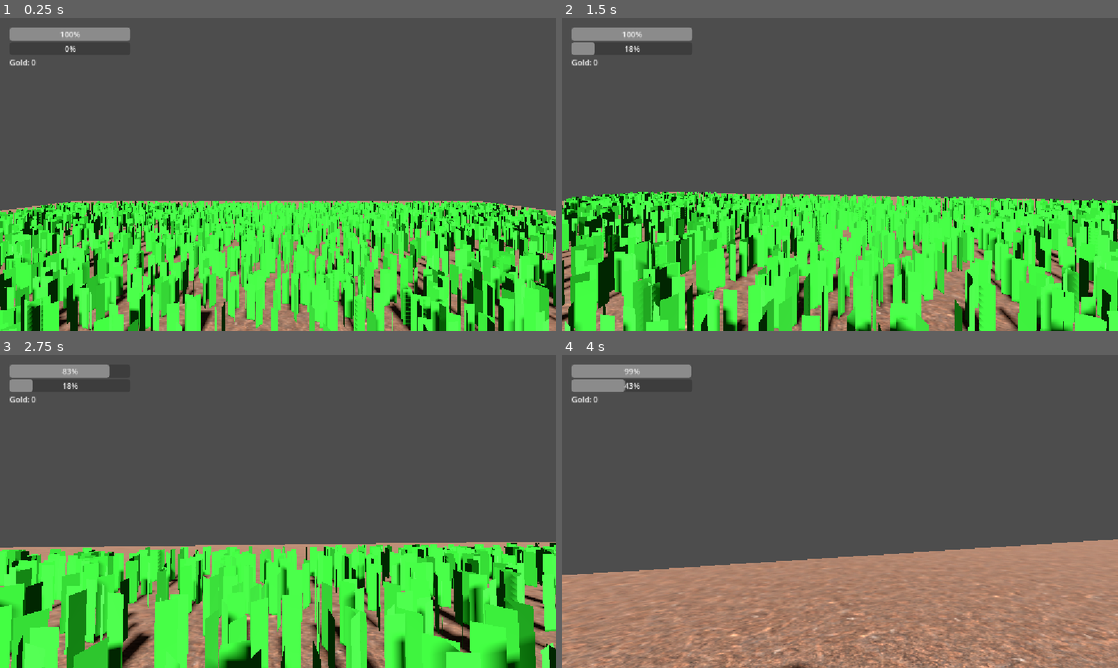
Above: before the commit, frames 1-4 (two rows, left to right).
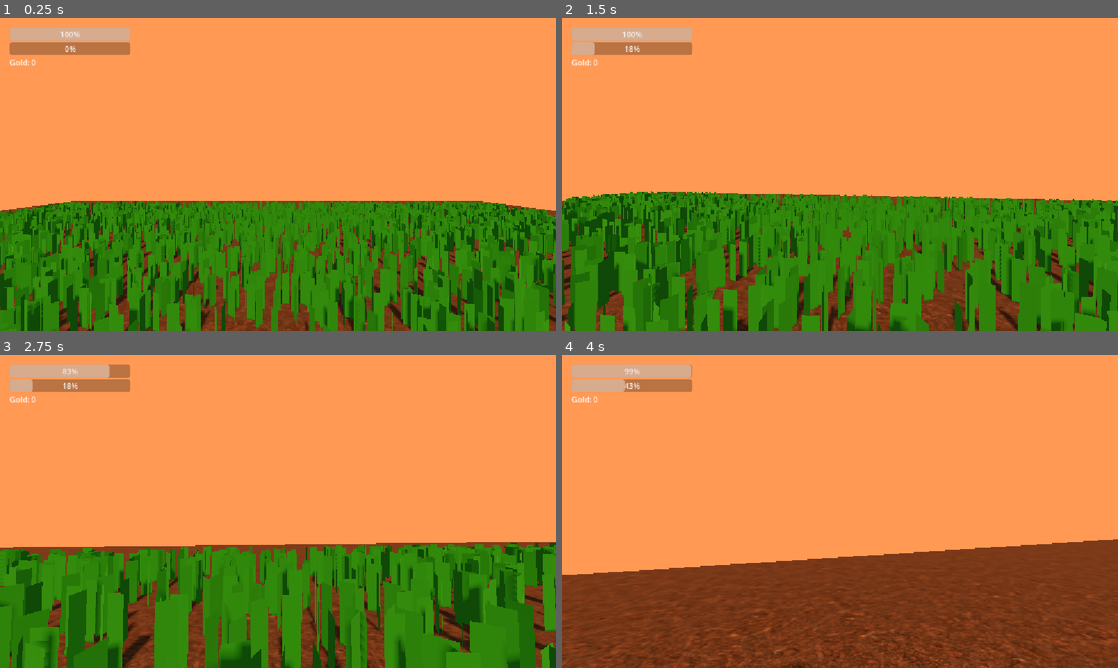
Above: after the commit, the same moments.

Repository: lnwextra2/lawn-mower-simulator
Game: Godot game, scene res://world/test_level.tscn
Same seed, same stepped clock (60 frames per second), same inputs: the game is played once before the commit and once after it.
Inputs (mouse positions are in pixels of both pictures, inside the frame that each line leads up to):
- Up to frame 1 (0.25 s): no input
- Up to frame 2 (1.5 s): move the mouse to (867, 174) at 0.52 s; hold W (move_forward) from 0.53 s (still down); click (867, 174) at 0.6 s; tap Space (jump) at 0.77 s; move the mouse to (812, 174) at 1.27 s; tap E (interact) at 1.35 s
- Up to frame 3 (2.75 s): keep holding W (move_forward); tap Space (jump) at 1.52 s; move the mouse to (289, 505) at 2.02 s; hold Shift (sprint) from 2.03 s (still down)
- Up to frame 4 (4 s): keep holding W (move_forward); move the mouse to (834, 517) at 2.77 s; release Shift (sprint) at 2.78 s; click (834, 517) at 2.85 s; tap Space (jump) at 3.02, 3.77 s; move the mouse to (878, 514) at 3.52 s; tap E (interact) at 3.6 s

The runs differ from the first frame. In frame 1, 99% of the frame differs, in the area x 0-100%, y 0-100%; in frame 2, 99%; in frame 3, 99%; in frame 4, 100%.

Commit message:
Add day/night state machine + switch node refs to groups
Two related bits of world plumbing from this session:

1. Node lookups by group instead of relative paths. player.gd,
   hud.gd now find grass_field/drop_off/player via
   get_first_node_in_group() instead of get_node("../X"); the target
   nodes gained "player"/"grass_field"/"drop_off" groups. Survives
   scene-tree reorganization, which "../X" doesn't - matters as more
   nodes (NPCs, monsters) get added.

2. DayNight autoload: a phase state machine (enum DAWN/DAY/DUSK/NIGHT)
   over a normalized 0..1 time that advances each frame and wraps.
   Emits phase_changed ONLY on an actual transition (unlike the
   per-frame stamina signal) so listeners react to "night began", not
   raw time. Cycle length 480s + start 0.25 reused from the prototype
   (lawn_mower_simulator.html CONFIG.dayNight).
   - world/lighting_controller.gd (on WorldEnvironment) listens and
     recolors the sun (energy/color/shadow) + ambient + background sky
     per phase. Sky background is explicitly driven (BG_COLOR) and
     ambient forced to AMBIENT_SOURCE_COLOR - without both, night
     stayed a gray "overcast day" and low sun energy never went dark,
     because a DirectionalLight3D doesn't attenuate. Night kills the
     sun entirely (energy 0, shadows off) and navigates by faint blue
     ambient.
   - Sun DirectionalLight3D joined the "sun_light" group so the
     controller can find it.

Also removed a stray second DirectionalLight3D accidentally left under
the Circle1 node - an uncontrolled second sun that lit the field and
cast shadows through the night. Circle1 (a white sphere) is kept
intentionally as a spawn-point reference marker.

Co-Authored-By: Claude Opus 4.8 <noreply@anthropic.com>

Diff:
--- /dev/null
+++ b/autoload/day_night.gd
@@ -0,0 +1,30 @@
+extends Node
+
+enum Phase { DAWN, DAY, DUSK, NIGHT }
+
+signal phase_changed(new_phase: Phase)
+
+var time: float = GameConfig.DAY_NIGHT_START_TIME
+var phase: Phase = Phase.NIGHT
+
+func _ready() -> void:
+	phase = _phase_for_time(time)
+
+func _process(delta: float) -> void:
+	time += delta / GameConfig.DAY_NIGHT_CYCLE_DURATION
+	if time >= 1.0:
+		time -= 1.0
+
+	var new_phase := _phase_for_time(time)
+	if new_phase != phase:
+		phase = new_phase
+		phase_changed.emit(phase)
+
+func _phase_for_time(t: float) -> Phase:
+	if t >= 0.22 and t < 0.35:
+		return Phase.DAWN
+	if t >= 0.35 and t < 0.65:
+		return Phase.DAY
+	if t >= 0.65 and t < 0.78:
+		return Phase.DUSK
+	return Phase.NIGHT
--- a/autoload/game_config.gd
+++ b/autoload/game_config.gd
@@ -18,3 +18,7 @@
 
 #GRASS THINGS
 const HAND_CUT_RADIUS: float = 1.0
+
+#Time
+const DAY_NIGHT_CYCLE_DURATION: float = 480.0 #second / 1 Day
+const DAY_NIGHT_START_TIME: float = 0.25
--- a/player/player.gd
+++ b/player/player.gd
@@ -8,8 +8,8 @@
 var carried_grass: float = 0.0
 
 @onready var camera: Camera3D = $Camera3D
-@onready var grass_field: GrassField = get_node("../GrassField")
-@onready var drop_off: Node3D = get_node("../DropOff")
+@onready var grass_field: GrassField = get_tree().get_first_node_in_group("grass_field")
+@onready var drop_off: Node3D = get_tree().get_first_node_in_group("drop_off")
 
 func _ready() -> void:
 	Input.mouse_mode = Input.MOUSE_MODE_CAPTURED
--- a/player/player.tscn
+++ b/player/player.tscn
@@ -6,7 +6,7 @@
 
 [sub_resource type="CapsuleMesh" id="CapsuleMesh_5h11f"]
 
-[node name="Player" type="CharacterBody3D" unique_id=799154422]
+[node name="Player" type="CharacterBody3D" unique_id=799154422 groups=["player"]]
 script = ExtResource("1_oul6g")
 
 [node name="CollisionShape3D" type="CollisionShape3D" parent="." unique_id=1931357150]
--- a/project.godot
+++ b/project.godot
@@ -19,6 +19,7 @@
 
 GameConfig="*uid://nhpc6kscocb8"
 Economy="*uid://dbijpxo0igveu"
+DayNight="*uid://dpvhtfxj0fkk6"
 
 [display]
 
--- a/ui/hud.gd
+++ b/ui/hud.gd
@@ -5,7 +5,7 @@
 @onready var gold_label: Label = $GoldLabel
 
 func _ready() -> void:
-	var player := get_node("../Player")
+	var player := get_tree().get_first_node_in_group("player")
 	player.stamina_changed.connect(_on_stamina_changed)
 	player.carried_grass_changed.connect(_on_carried_changed)
 	Economy.gold_changed.connect(_on_gold_changed)
--- a/world/grass_field.tscn
+++ b/world/grass_field.tscn
@@ -2,5 +2,5 @@
 
 [ext_resource type="Script" uid="uid://co4b8nqtokr77" path="res://world/grass_field.gd" id="1_nno27"]
 
-[node name="GrassField" type="MultiMeshInstance3D" unique_id=825723574]
+[node name="GrassField" type="MultiMeshInstance3D" unique_id=825723574 groups=["grass_field"]]
 script = ExtResource("1_nno27")
--- /dev/null
+++ b/world/lighting_controller.gd
@@ -0,0 +1,40 @@
+extends WorldEnvironment
+
+@onready var sun: DirectionalLight3D = get_tree().get_first_node_in_group("sun_light")
+
+func _ready() -> void:
+	# Drive ambient from an explicit color we control, not the default
+	# background/sky source - otherwise ambient_light_energy fights whatever
+	# the engine derives from the clear color and night never gets dark.
+	environment.ambient_light_source = Environment.AMBIENT_SOURCE_COLOR
+	# Flat colored sky we recolor per phase. Without this the background stays
+	# the default gray all cycle, so night reads as "overcast day", never night.
+	environment.background_mode = Environment.BG_COLOR
+	DayNight.phase_changed.connect(_on_phase_changed)
+	_on_phase_changed(DayNight.phase)
+
+func _on_phase_changed(phase: DayNight.Phase) -> void:
+	match phase:
+		DayNight.Phase.DAWN, DayNight.Phase.DUSK:
+			sun.light_energy = 0.9
+			sun.light_color = Color(1.0, 0.6, 0.35)
+			sun.shadow_enabled = true
+			environment.background_color = Color(1.0, 0.6, 0.33)
+			environment.ambient_light_color = Color(1.0, 0.85, 0.7)
+			environment.ambient_light_energy = 0.35
+		DayNight.Phase.DAY:
+			sun.light_energy = 1.3
+			sun.light_color = Color(1.0, 1.0, 1.0)
+			sun.shadow_enabled = true
+			environment.background_color = Color(0.53, 0.81, 0.92)
+			environment.ambient_light_color = Color(1.0, 1.0, 1.0)
+			environment.ambient_light_energy = 0.3
+		DayNight.Phase.NIGHT:
+			# Sun effectively off: a DirectionalLight3D doesn't attenuate, so
+			# even a tiny energy lights the whole field evenly - and its hard
+			# shadows read as daylight. Kill both; navigate by faint ambient.
+			sun.light_energy = 0.0
+			sun.shadow_enabled = false
+			environment.background_color = Color(0.04, 0.04, 0.1)
+			environment.ambient_light_color = Color(0.3, 0.35, 0.55)
+			environment.ambient_light_energy = 0.15
--- a/world/test_level.tscn
+++ b/world/test_level.tscn
@@ -4,6 +4,7 @@
 [ext_resource type="Material" uid="uid://c2bnvttbfx38s" path="res://assets/textures/ground048/Ground048_1K-JPG.tres" id="1_kfa7i"]
 [ext_resource type="PackedScene" uid="uid://cyy4qah0fufr0" path="res://ui/hud.tscn" id="2_abcqb"]
 [ext_resource type="PackedScene" uid="uid://cag4mjiiu3xxj" path="res://world/grass_field.tscn" id="3_434qw"]
+[ext_resource type="Script" uid="uid://bm86i0uuq3hvr" path="res://world/lighting_controller.gd" id="4_x27he"]
 
 [sub_resource type="BoxShape3D" id="BoxShape3D_5h11f"]
 size = Vector3(50, 1, 50)
@@ -42,7 +43,7 @@
 transform = Transform3D(1, 0, 0, 0, 1, 0, 0, 0, 1, -0.142, -0.5, -0.525)
 mesh = SubResource("BoxMesh_5h11f")
 
-[node name="DirectionalLight3D" type="DirectionalLight3D" parent="Floor" unique_id=824571888]
+[node name="DirectionalLight3D" type="DirectionalLight3D" parent="Floor" unique_id=824571888 groups=["sun_light"]]
 transform = Transform3D(1, 0, 0, 0, 0.70710677, 0.70710677, 0, -0.70710677, 0.70710677, 0, 0, 0)
 shadow_enabled = true
 
@@ -57,10 +58,6 @@
 mesh = SubResource("SphereMesh_bx8n8")
 surface_material_override/0 = SubResource("StandardMaterial3D_8jkpt")
 
-[node name="DirectionalLight3D" type="DirectionalLight3D" parent="Circle1" unique_id=148087548]
-transform = Transform3D(1, 0, 0, 0, 0.70710677, 0.70710677, 0, -0.70710677, 0.70710677, 0, 0, 0)
-shadow_enabled = true
-
 [node name="Player" parent="." unique_id=799154422 instance=ExtResource("1_8jkpt")]
 transform = Transform3D(1, 0, 0, 0, 1, 0, 0, 0, 1, 0, 2, 0)
 
@@ -68,10 +65,11 @@
 
 [node name="WorldEnvironment" type="WorldEnvironment" parent="." unique_id=695950947]
 environment = SubResource("Environment_5h11f")
+script = ExtResource("4_x27he")
 
 [node name="GrassField" parent="." unique_id=825723574 instance=ExtResource("3_434qw")]
 
-[node name="DropOff" type="Node3D" parent="." unique_id=1248243609]
+[node name="DropOff" type="Node3D" parent="." unique_id=1248243609 groups=["drop_off"]]
 transform = Transform3D(1, 0, 0, 0, 1, 0, 0, 0, 1, 15, 0.05, 15)
 
 [node name="MeshInstance3D" type="MeshInstance3D" parent="DropOff" unique_id=1187613514]
Not shown, added: autoload/day_night.gd.uid
Not shown, added: world/lighting_controller.gd.uid
